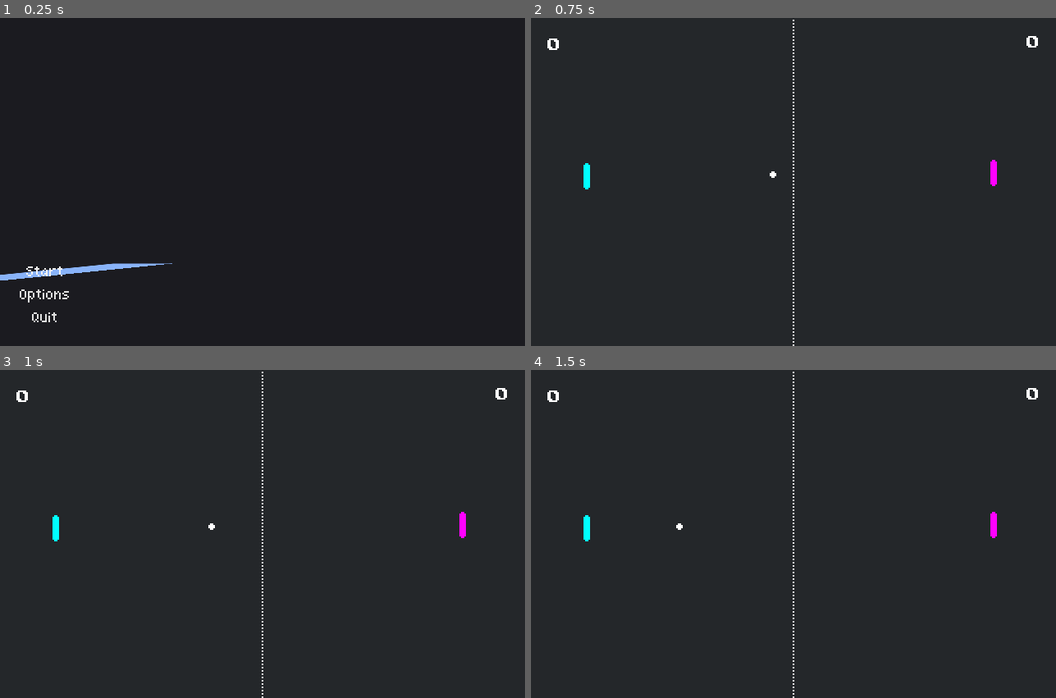
Above: before the commit, frames 1-4 (two rows, left to right).
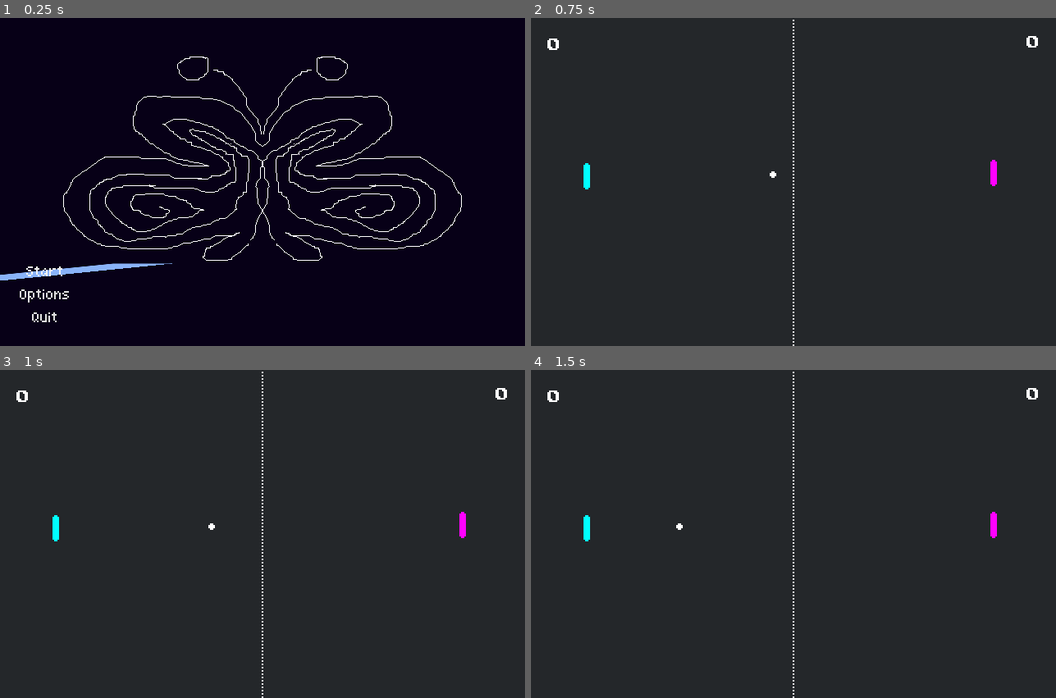
Above: after the commit, the same moments.

Repository: GustavoScardovelliSiqueroli/pong-game-godot
Game: Godot game, scene res://cenas/menu.tscn
The game is run twice, just before and just after one commit, with the same random seed, the same clock (stepped at 60 frames per second) and the same inputs. This scene is started directly instead of the project's main scene.
Inputs:
- Up to frame 1 (0.25 s): no input
- Up to frame 2 (0.75 s): click "Start" at 0.5 s
- Up to frame 3 (1 s): no input
- Up to frame 4 (1.5 s): tap Enter at 1.25 s

The runs differ from the first frame. In frame 1, 99% of the frame differs, in the area x 0-100%, y 0-100%; in frame 2, nothing differs; in frame 3, nothing differs; in frame 4, nothing differs.

Commit message:
feat: new bg and nodes to menu

Diff:
--- a/cenas/menu.tscn
+++ b/cenas/menu.tscn
@@ -1,7 +1,8 @@
-[gd_scene load_steps=3 format=3 uid="uid://dhemn4rj06aw2"]
+[gd_scene load_steps=4 format=3 uid="uid://dhemn4rj06aw2"]
 
 [ext_resource type="Script" path="res://logic/menu.gd" id="1_xjf7w"]
 [ext_resource type="Theme" uid="uid://dvg7b6momj8vj" path="res://themes/fontmenu.tres" id="2_ma1sm"]
+[ext_resource type="Texture2D" uid="uid://bqryy8ys1tqb3" path="res://assets/bgteste.png" id="3_e37wu"]
 
 [node name="Menu" type="Control"]
 layout_mode = 3
@@ -13,6 +14,7 @@
 script = ExtResource("1_xjf7w")
 
 [node name="MarginContainer" type="MarginContainer" parent="."]
+z_index = 2
 layout_mode = 1
 anchors_preset = 2
 anchor_top = 1.0
@@ -46,4 +48,8 @@
 text = "Quit"
 flat = true
 
+[node name="Sprite2D" type="Sprite2D" parent="."]
+position = Vector2(320, 200)
+texture = ExtResource("3_e37wu")
+
 [connection signal="pressed" from="MarginContainer/VBoxContainer/StartButton" to="." method="_on_start_button_pressed"]
Binary file added: assets/bgteste.png
Not shown, added: assets/bgteste.png.import
